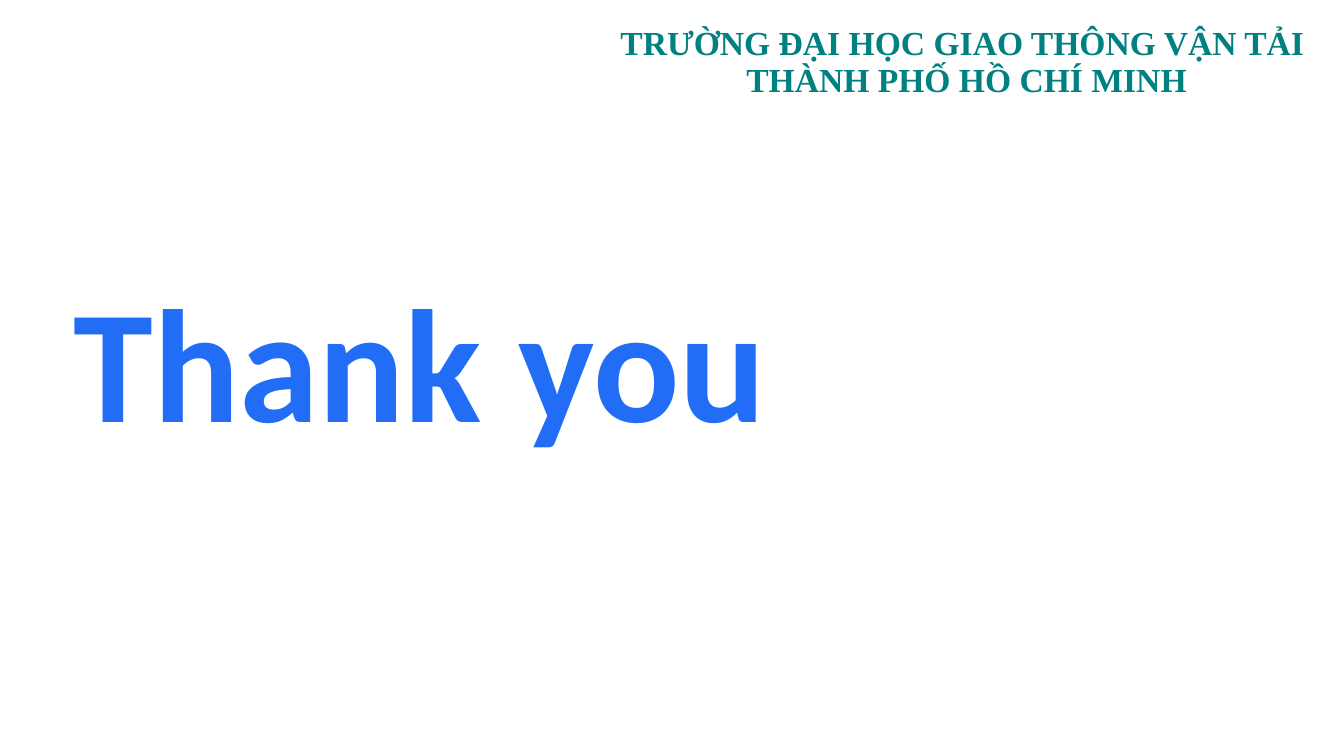
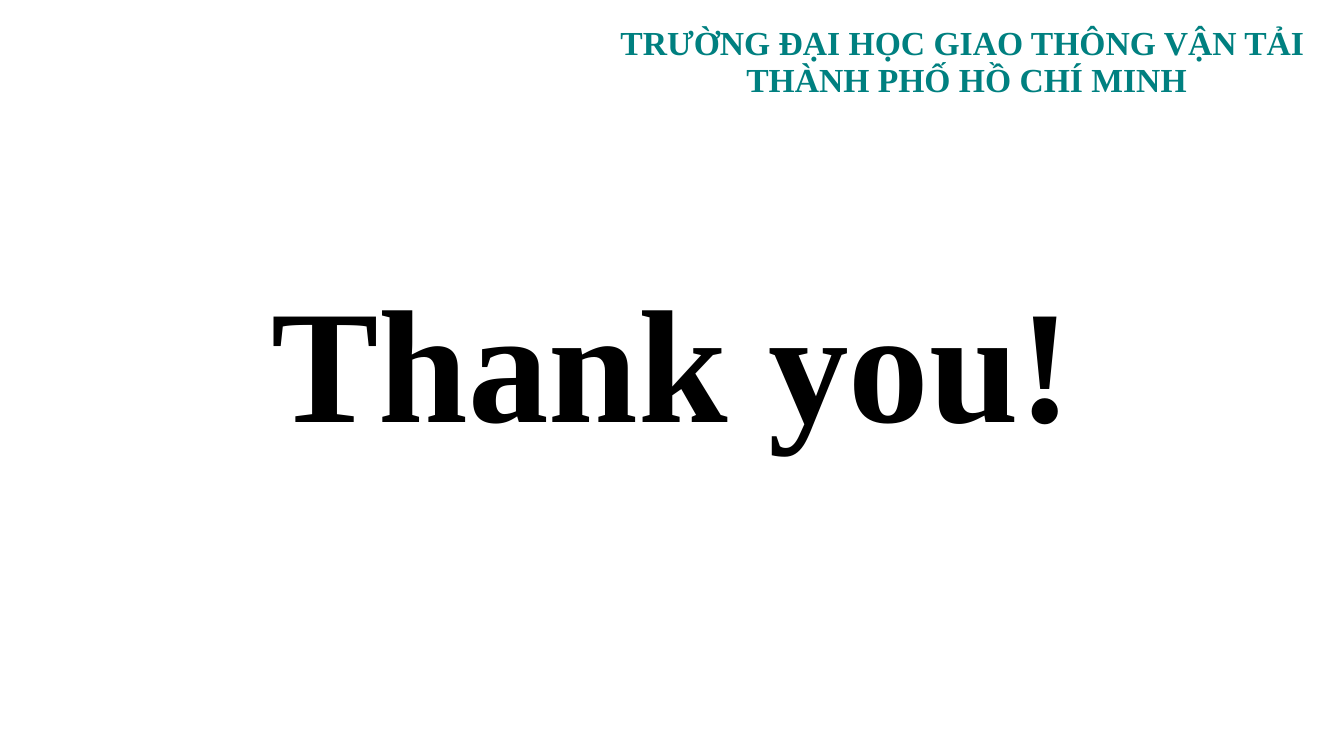
Before and after one commit to tkimngan040/OS_Group08_OS_SCH_04, a slide deck: slide 21 of PPTX/OS_SCH_04_GROUP08.pptx (slide 22 before the commit). Drawn at 1344x756 pixels with LibreOffice and Linux fonts; fonts in the diff are those of the drawing; background and template pictures are left out. Boxes give left, top, right and bottom in pixels: in the first picture for what was removed or moved away, otherwise in the second. Text is boxed around its words. In the diff, an @@ line names an element or a change of style, - is before the commit and + after.

```diff
--- a/PPTX/OS_SCH_04_GROUP08.pptx
+++ b/PPTX/OS_SCH_04_GROUP08.pptx
@@ text at (272,310,1072,452): text changed; font Calibri to Times New Roman; text colour #226DF6 to #000000 @@
-Thank you
+Thank you!
```
Also in this commit, not shown: 17 other slides changed, 1 slide removed, 2 other files.
